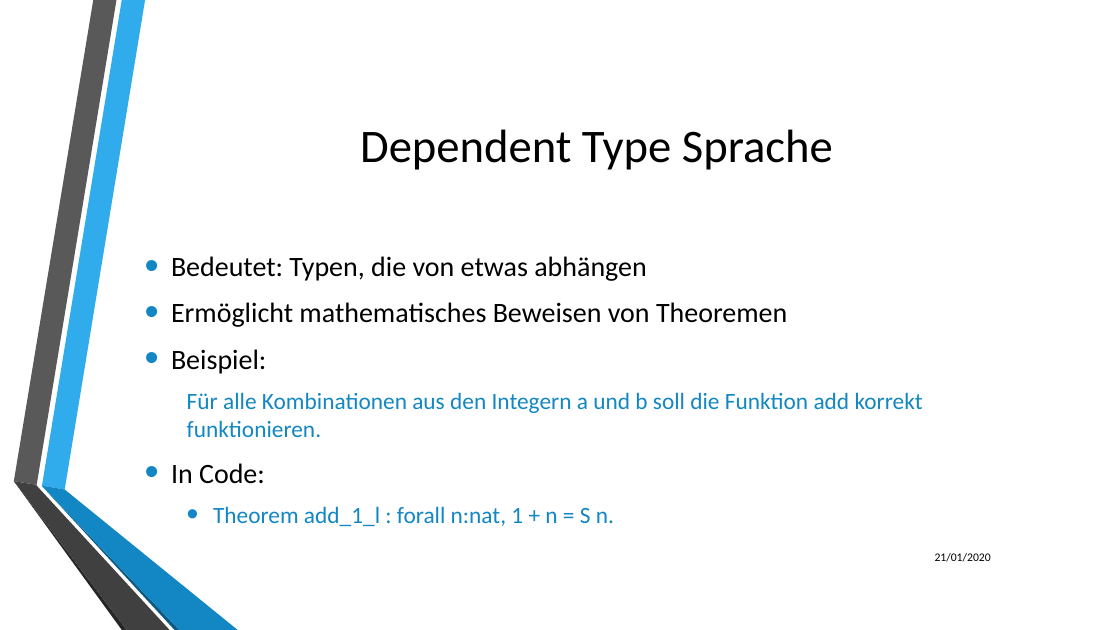
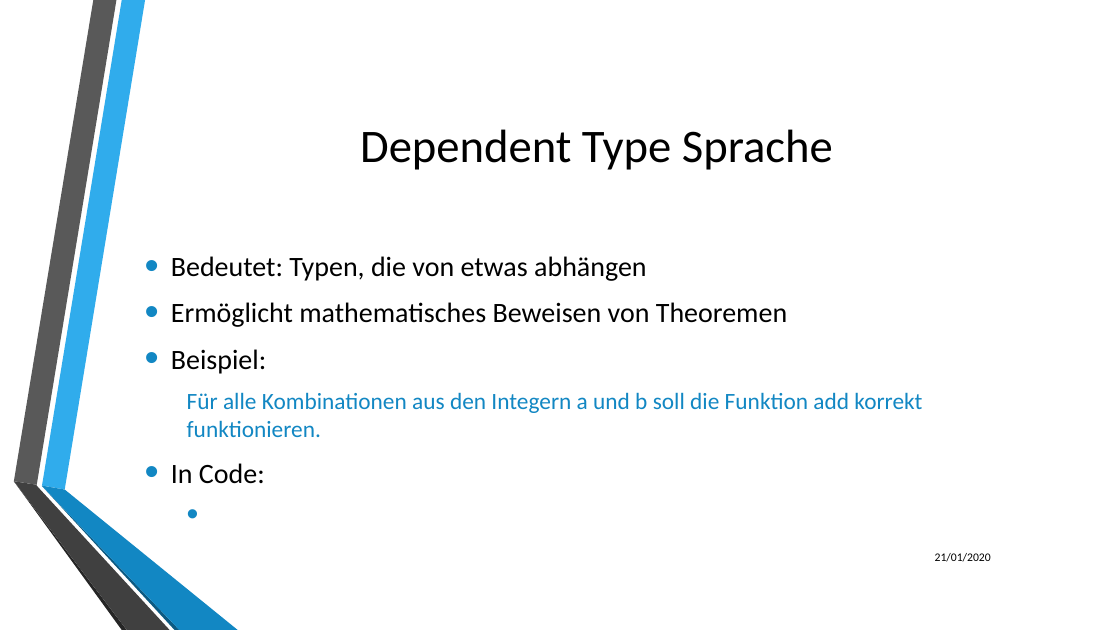
Before and after one commit to LukasKiederle/seminar-coq, a slide deck: slide 11 of final-presentation.pptx. Drawn at 1120x630 pixels with LibreOffice and Linux fonts; fonts in the diff are those of the drawing; background and template pictures are left out. Boxes give left, top, right and bottom in pixels: in the first picture for what was removed or moved away, otherwise in the second. Text is boxed around its words. In the diff, an @@ line names an element or a change of style, - is before the commit and + after.

```diff
--- a/final-presentation.pptx
+++ b/final-presentation.pptx
@@ text "Bedeutet: Typen, die von etwas ..." at box(171, 256, 922, 484): list level 2 to 1 in "Für alle Kombinationen aus den ..." @@
@@ text at box(213, 506, 614, 526): paragraph removed @@
-  • Theorem add_1_l : forall n:nat, 1 + n = S n.
```
Also in this commit, not shown: 11 other slides changed.
